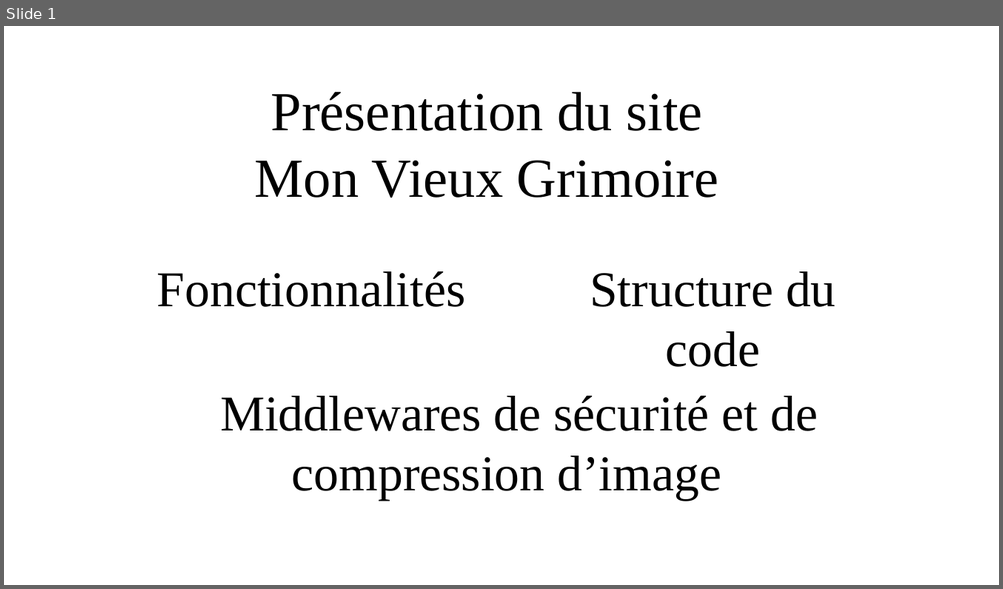
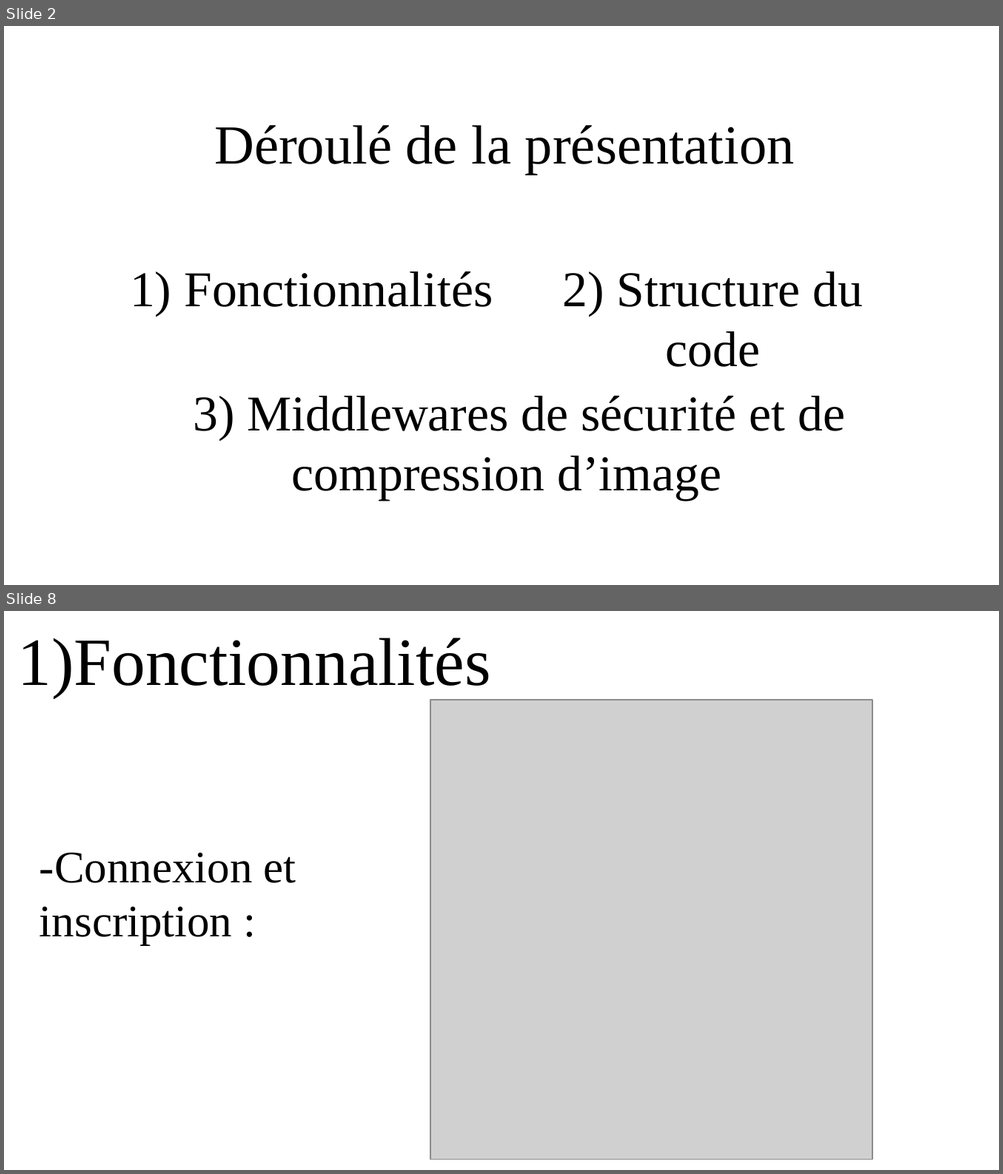
Before and after one commit to zakari9959/Projet7_Openclassrooms, a slide deck: Support_de_présentation.odp. Shown one above the other, each under a label of ours: slide 1 before the commit, slides 2 and 8 after it; the slides between them are not shown. The pictures are 1003x589 and 1003x1174 pixels, drawn with LibreOffice and Linux fonts; fonts in the diff are those of the drawing; grey boxes stand for pictures; background and template pictures are left out. Boxes give left, top, right and bottom in pixels: in the first picture for what was removed or moved away, otherwise in the second. Text is boxed around its words. In the diff, an @@ line names an element or a change of style, - is before the commit and + after.

Commit message:
Correction du bug lors de la modification sans image

```diff
--- a/Support_de_présentation.odp
+++ b/Support_de_présentation.odp
@@ slide 8 added at (x1=4, y1=611, x2=999, y2=1170), background picture (left out) @@
@@ title added at (x1=17, y1=638, x2=490, y2=698), 54 pt, text #000000 @@
+1)Fonctionnalités
@@ picture added at (x1=430, y1=700, x2=872, y2=1160) @@
@@ title added at (x1=40, y1=852, x2=296, y2=945), 36 pt, text #000000 @@
+-Connexion et inscription :
@@ what was slide 1 is now slide 2 @@
@@ slide 2 changed as well @@
@@ title at (x1=214, y1=125, x2=794, y2=174): text changed @@
-Présentation du site
-Mon Vieux Grimoire
+Déroulé de la présentation
@@ text at (x1=130, y1=272, x2=492, y2=316): text changed @@
-Fonctionnalités
+1) Fonctionnalités
@@ text at (x1=563, y1=272, x2=863, y2=367): text changed @@
-Structure du code
+2) Structure du code
@@ text at (x1=193, y1=396, x2=845, y2=501): text changed @@
-Middlewares de sécurité et de compression d’image
+3) Middlewares de sécurité et de compression d’image
```
Also in this commit, not shown: 20 other slides added, 2 other files.
